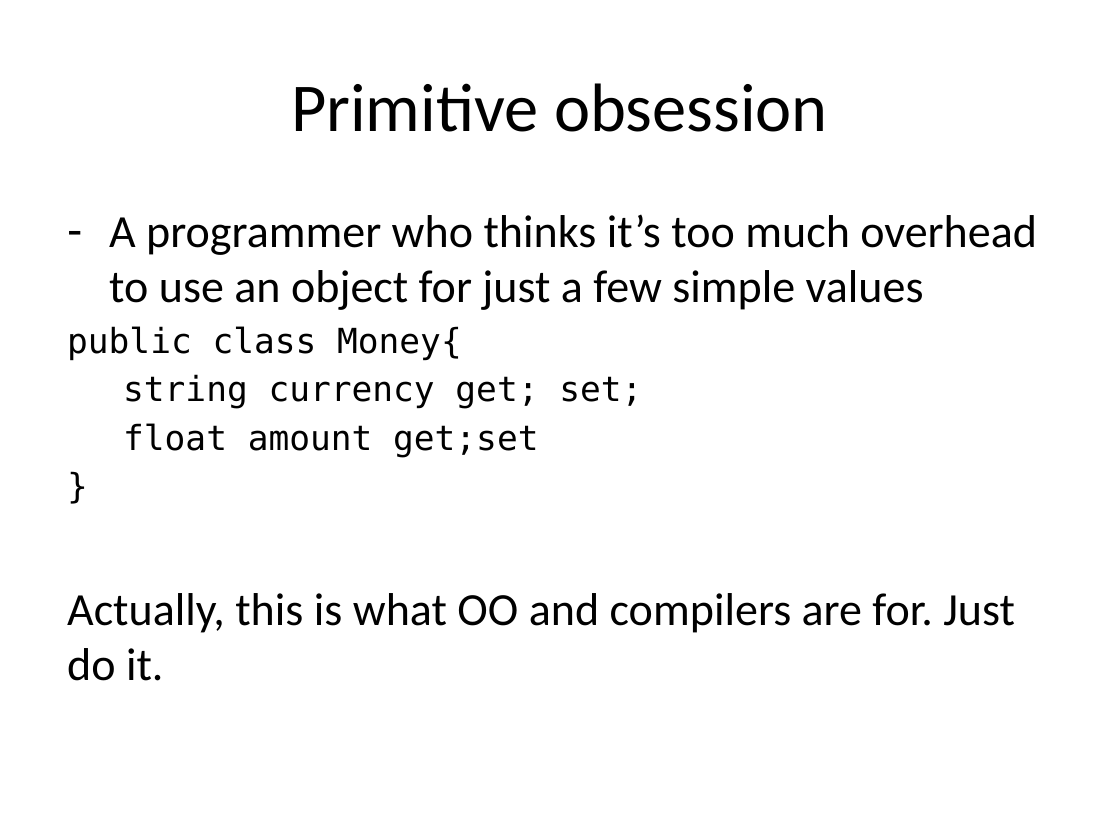
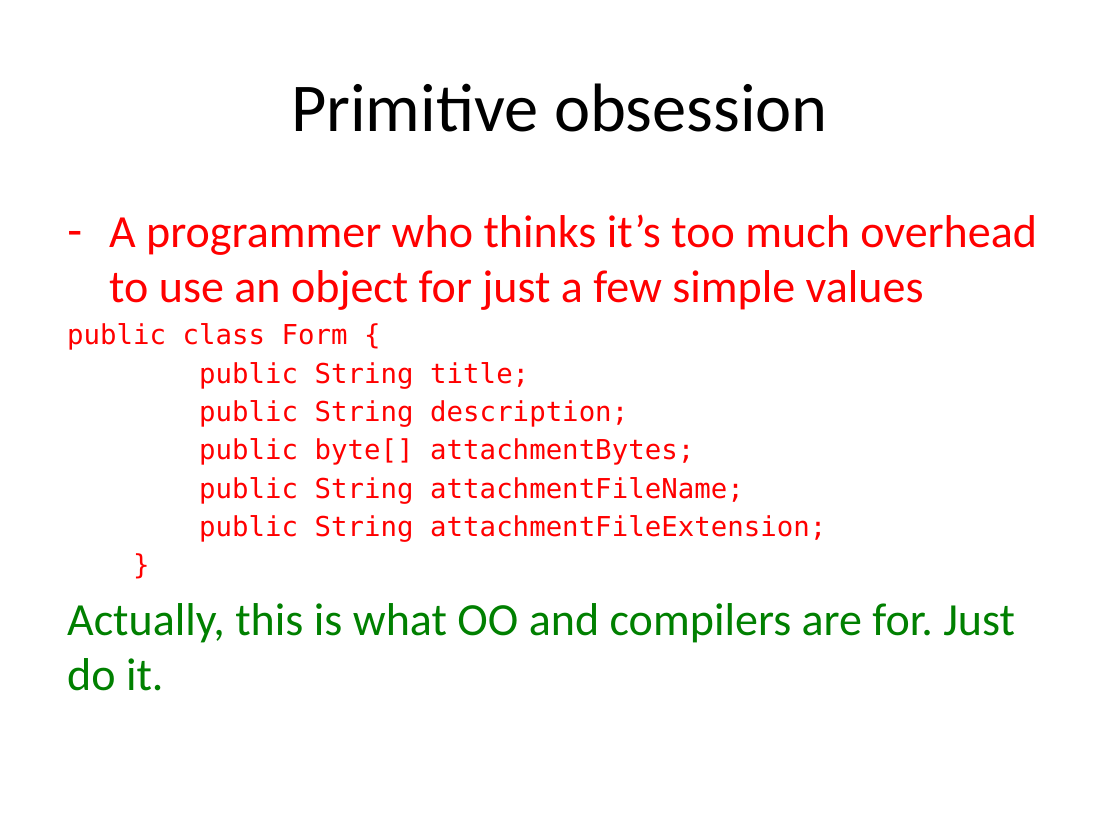
Before and after one commit to nerdschoolbergen/code-smells, a slide deck: slide 12 of code_smells.pptx. Drawn at 1120x840 pixels with LibreOffice and Linux fonts; fonts in the diff are those of the drawing. Boxes give left, top, right and bottom in pixels: in the first picture for what was removed or moved away, otherwise in the second. Text is boxed around its words. In the diff, an @@ line names an element or a change of style, - is before the commit and + after.

Commit message:
Updated slides

```diff
--- a/code_smells.pptx
+++ b/code_smells.pptx
@@ text at bbox=[67, 214, 1037, 691]: text colour #000000 to #FF0000 in "A programmer who thinks it’s too much ...", "}"; size 22.2 to 17.6 pt in "}"; text colour #000000 to #008000 in "Actually, this is what OO and compilers ..." @@
@@ text at bbox=[67, 323, 826, 542]: text changed; size 22.2 to 17.6 pt; text colour #000000 to #FF0000 @@
-public class Money{
-string currency get; set;
-float amount get;set
+public class Form {
+public String title;
+public String description;
+public byte[] attachmentBytes;
+public String attachmentFileName;
+public String attachmentFileExtension;
```
Also in this commit, not shown: 10 other slides changed, 2 slides added, 1 slide removed, 1 other file.
